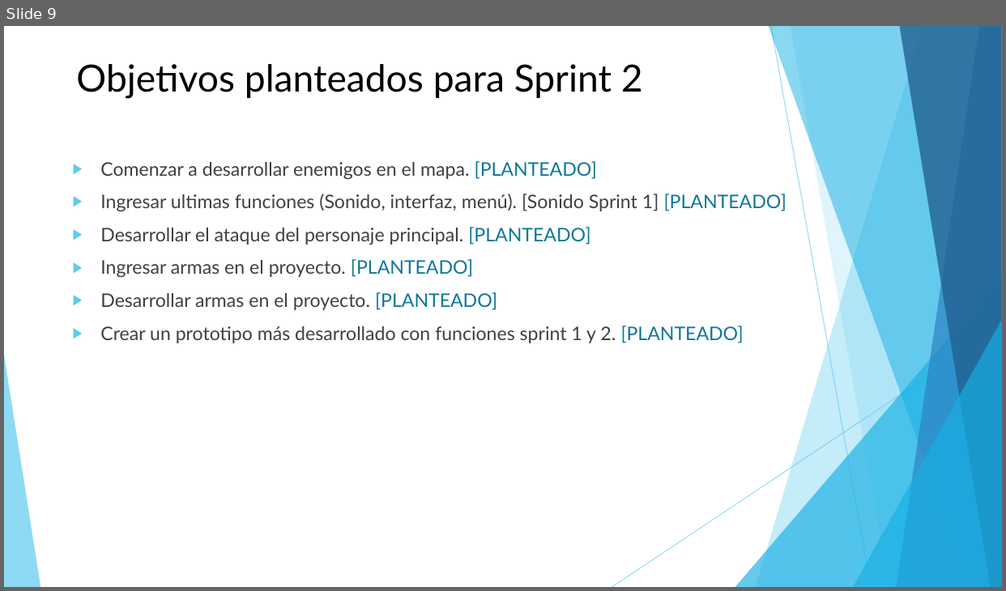
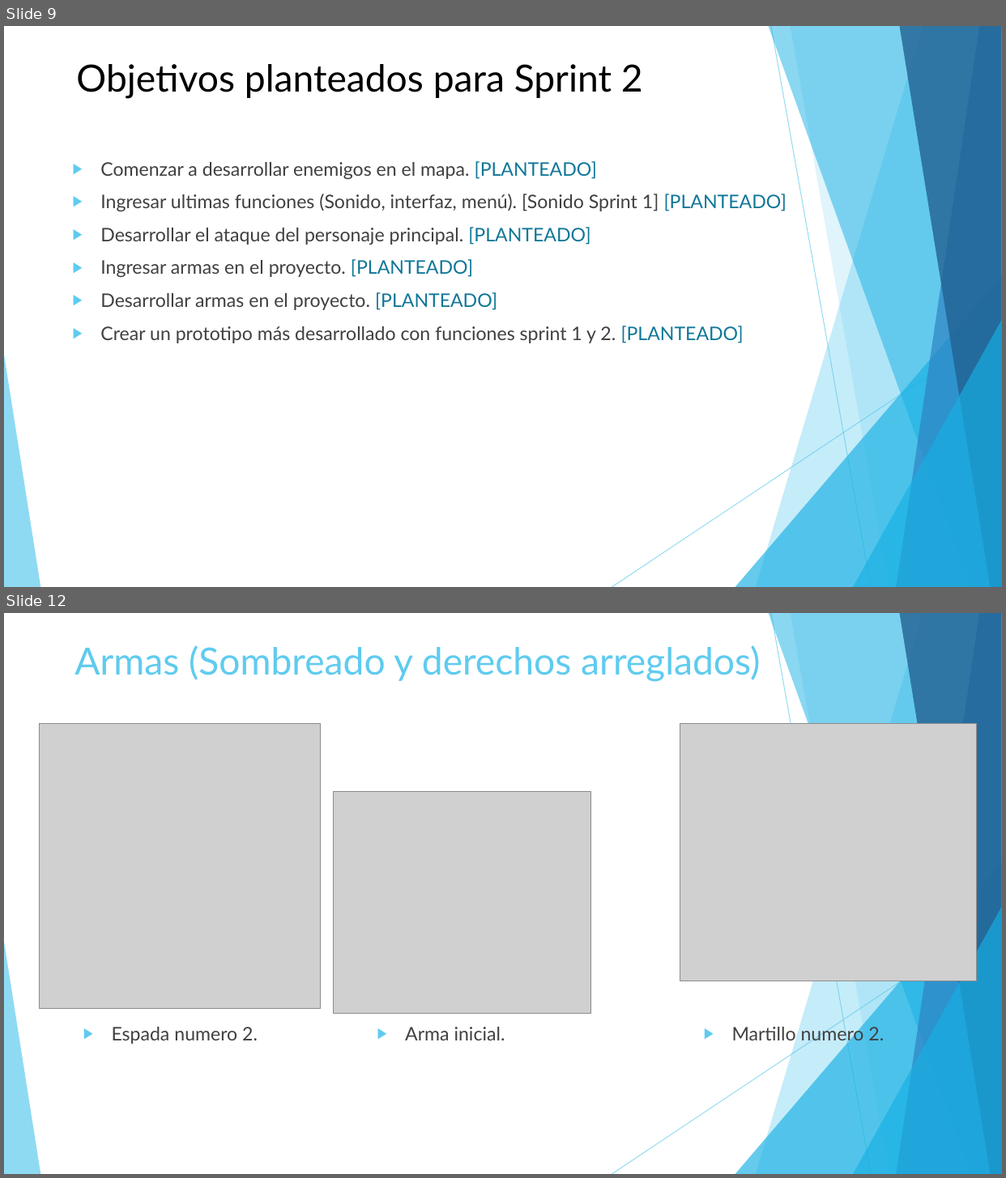
Before and after one commit to vicquiroz/SlimeSmasher, a slide deck: burndown y trabajo de equipo/Presentacion Sprint 1.pptx. Shown one above the other, each under a label of ours: slide 9 before the commit, slides 9 and 12 after it; the slides between them are not shown. The pictures are 1006x591 and 1006x1178 pixels, drawn with LibreOffice and Linux fonts; fonts in the diff are those of the drawing; grey boxes stand for pictures. Boxes give left, top, right and bottom in pixels: in the first picture for what was removed or moved away, otherwise in the second. Text is boxed around its words. In the diff, an @@ line names an element or a change of style, - is before the commit and + after.

Commit message:
Actualizacion presentacion sprint 1
-Agregados diseños:
*Personaje principal
*Enemigos
*Mapa
*Armas

```diff
--- a/burndown y trabajo de equipo/Presentacion Sprint 1.pptx
+++ b/burndown y trabajo de equipo/Presentacion Sprint 1.pptx
@@ slide 12 added at box(4, 613, 1002, 1174), background #FFFFFF; not listed: 10 template elements that a slide beside it also shows @@
@@ title added at box(74, 645, 760, 682), 36 pt, text #5FCBEF @@
+Armas (Sombreado y derechos arreglados)
@@ picture added at box(39, 724, 320, 1009) @@
@@ picture added at box(680, 724, 978, 981) @@
@@ picture added at box(334, 791, 591, 1014) @@
@@ text added at box(732, 1024, 884, 1046), 18 pt, text #404040 @@
+▶ Martillo numero 2.
@@ text added at box(112, 1027, 258, 1044), 18 pt, text #404040 @@
+▶ Espada numero 2.
@@ text added at box(405, 1027, 505, 1041), 18 pt, text #404040 @@
+▶ Arma inicial.
```
Also in this commit, not shown: 3 other slides added.
